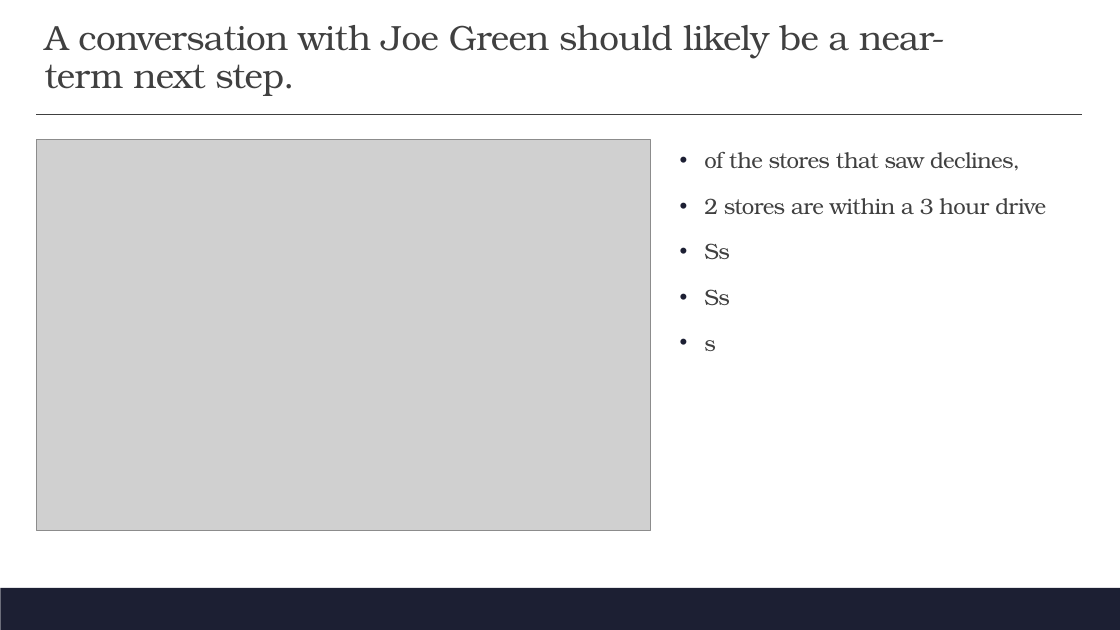
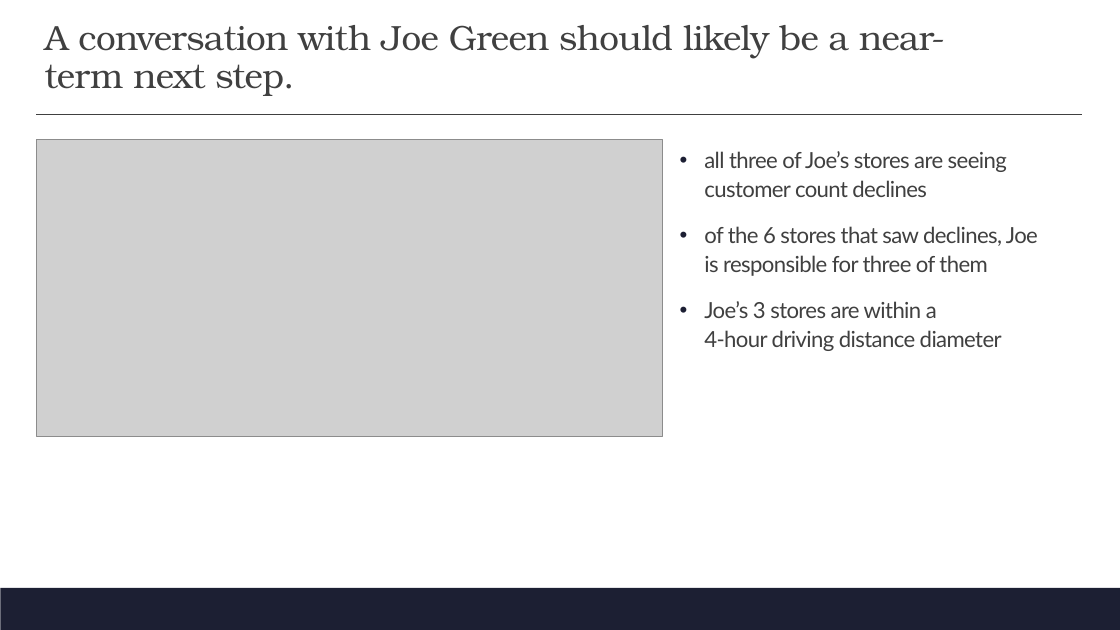
Before and after one commit to dkent287/Restaurant-Pricing, a slide deck: slide 10 of FDRC Deck.pptx (slide 11 before the commit). Drawn at 1120x630 pixels with LibreOffice and Linux fonts; fonts in the diff are those of the drawing; grey boxes stand for pictures; background and template pictures are left out. Boxes give left, top, right and bottom in pixels: in the first picture for what was removed or moved away, otherwise in the second. Text is boxed around its words. In the diff, an @@ line names an element or a change of style, - is before the commit and + after.

```diff
--- a/FDRC Deck.pptx
+++ b/FDRC Deck.pptx
@@ picture: place and size @@
-picture at <box>36,139,651,530</box>
+picture at <box>36,139,663,436</box>
@@ text at <box>704,151,1038,351</box>: text changed; font TeX Gyre Bonum to Lato @@
-• of the stores that saw declines,
-• 2 stores are within a 3 hour drive
-• Ss
-• Ss
-• s
+• all three of Joe’s stores are seeing customer count declines
+• of the 6 stores that saw declines, Joe is responsible for three of them
+• Joe’s 3 stores are within a
+  4-hour driving distance diameter
```
Also in this commit, not shown: 11 other slides changed, 9 slides added, 6 slides removed, 2 other files.
